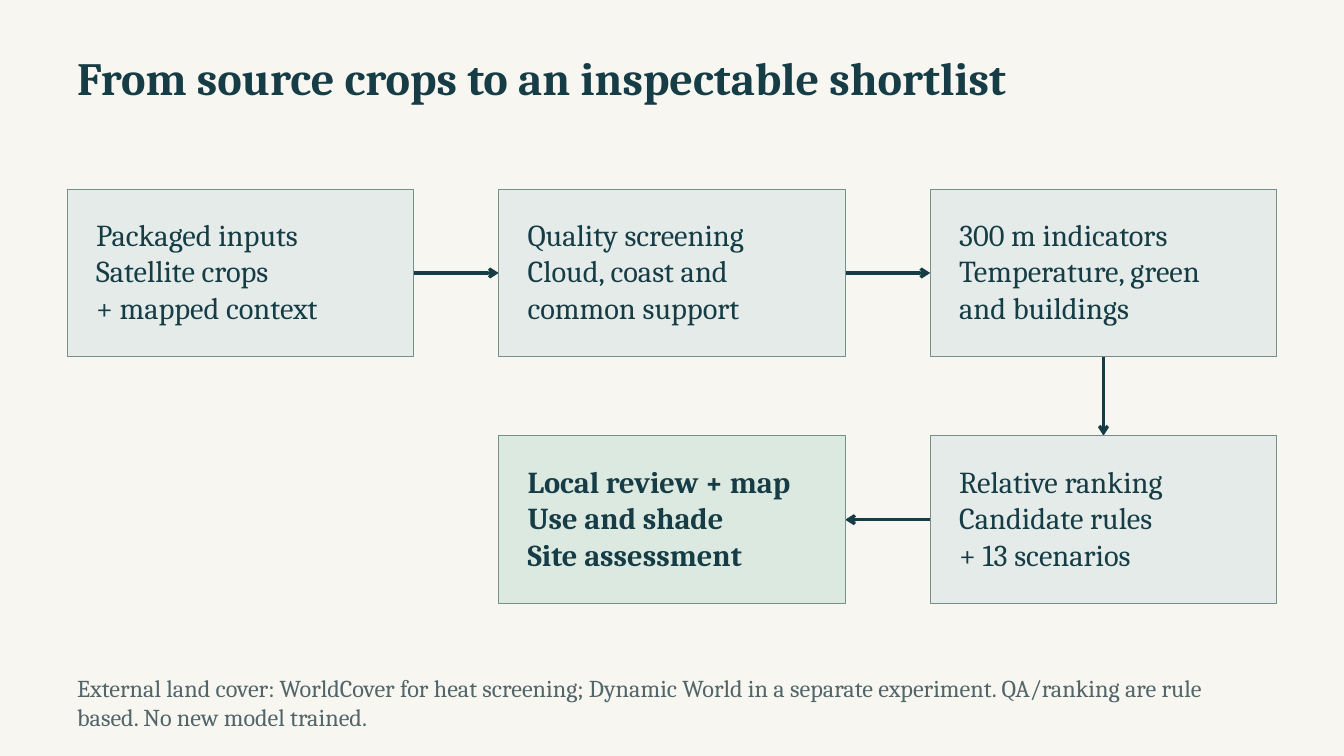
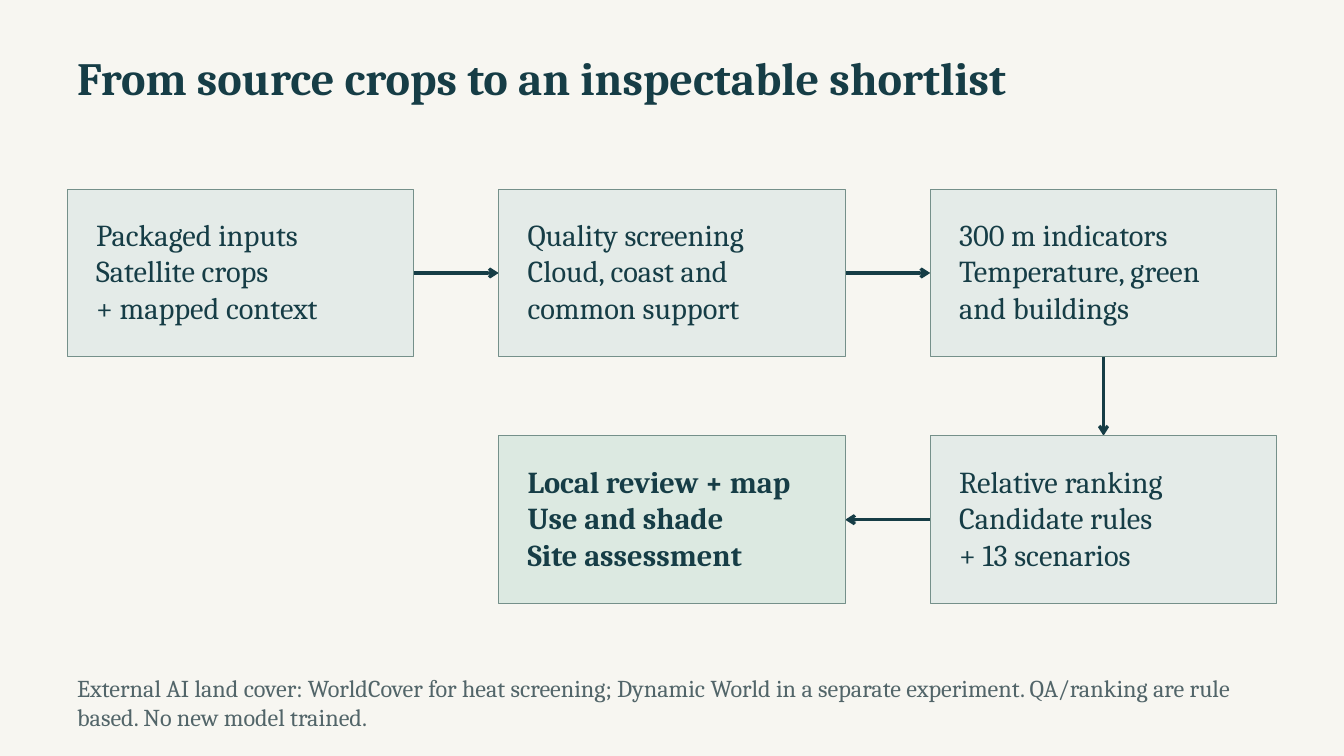
Before and after one commit to NasserAlhuri/spaceHackathon, a slide deck: slide 5 of docs/UrbanHeat-AlKhor-Pitch.pptx. Drawn at 1344x756 pixels with LibreOffice and Linux fonts; fonts in the diff are those of the drawing. Boxes give left, top, right and bottom in pixels: in the first picture for what was removed or moved away, otherwise in the second. Text is boxed around its words. In the diff, an @@ line names an element or a change of style, - is before the commit and + after.

```diff
--- a/docs/UrbanHeat-AlKhor-Pitch.pptx
+++ b/docs/UrbanHeat-AlKhor-Pitch.pptx
@@ text at bbox=[77, 680, 1230, 726]: text changed @@
-External land cover: WorldCover for heat screening; Dynamic World in a separate experiment. QA/ranking are rule based. No new model trained.
+External AI land cover: WorldCover for heat screening; Dynamic World in a separate experiment. QA/ranking are rule based. No new model trained.
```
Also in this commit, not shown: 1 other slide changed, 17 other files.
